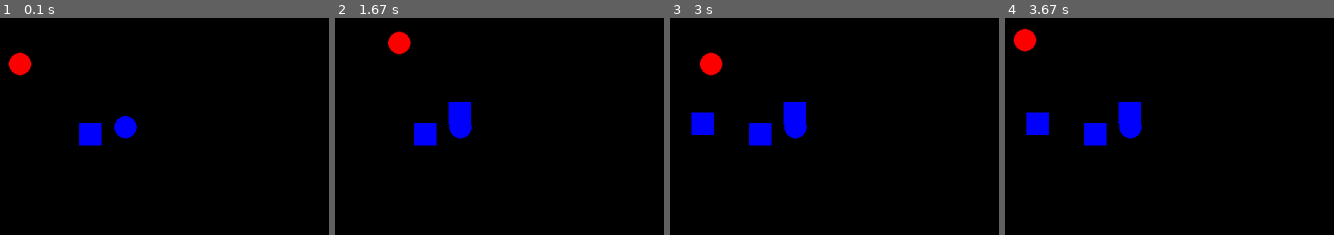
Above: before the commit, frames 1-4 (left to right).
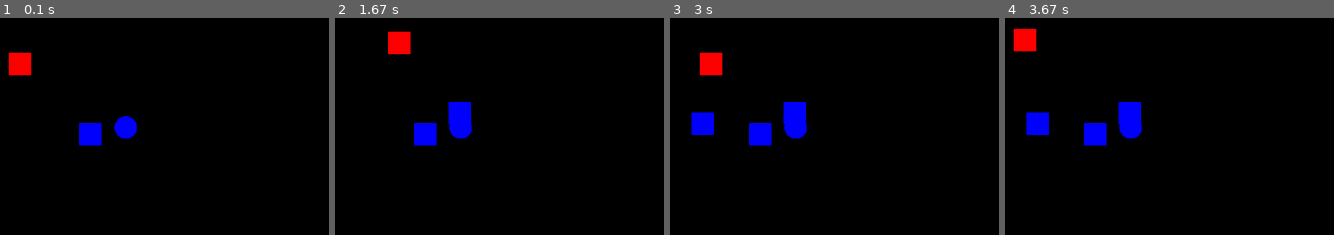
Above: after the commit, the same moments.

Repository: mytinycloud/90D-pygame-scaffold
Game: pygame game, started from main.py
The game is run twice, just before and just after one commit, with the same random seed, the same clock (stepped at 60 frames per second) and the same inputs.
Inputs (mouse positions are % of the whole screen's width and height, from its top left):
- Up to frame 1 (0.1 s): no input
- Up to frame 2 (1.67 s): press the mouse at (90, 44) at 0.37 s; move the mouse to (68, 50) at 0.47 s; release the mouse at (46, 56) at 0.6 s; hold D 0.67-1.13 s; move the mouse to (13, 49) at 0.7 s; tap Space at 0.73, 1.03, 1.23, 1.57 s; hold W 1.17-1.47 s; move the mouse to (3, 78) at 1.2 s; hold D from 1.5 s (still down); move the mouse to (61, 59) at 1.53 s
- Up to frame 3 (3 s): tap Space at 1.87, 2.07, 2.37, 2.63, 2.97 s; release D at 1.97 s; hold A 2-2.53 s; move the mouse to (13, 22) at 2.03 s; hold S 2.57-2.87 s; move the mouse to (47, 61) at 2.6 s; hold A from 2.9 s (still down); move the mouse to (97, 96) at 2.93 s
- Up to frame 4 (3.67 s): tap Space at 3.27, 3.4 s; release A at 3.3 s; hold W from 3.33 s (still down); move the mouse to (24, 5) at 3.37 s
The pictures show only the part of the screen within x 43-93%, y 37-87%; the shares and areas given below are measured in that part.

The runs differ from the first frame. In frame 1, 0.4% of the frame differs, in the area x 2-42%, y 15-56%; in frame 2, 0.3%; in frame 3, 0.3%; in frame 4, 0.3%.

Commit message:
Implement mouse button control and "aiming"

Diff:
--- a/main.py
+++ b/main.py
@@ -12,6 +12,7 @@
 systems.time.mount_time_system(group, window.clock)
 systems.controls.mount_control_system(group)
 systems.player.mount_player_system(group)
+systems.aiming.mount_aiming_system(group)
 systems.motion.mount_motion_system(group)
 systems.collisions.mount_collision_system(group)
 systems.lifetime.mount_lifetime_system(group)
--- a/systems/__init__.py
+++ b/systems/__init__.py
@@ -3,6 +3,7 @@
 from . import sprites
 from . import player
 from . import controls
+from . import aiming
 from . import testing
 from . import collisions
 from . import time
--- /dev/null
+++ b/systems/aiming.py
@@ -0,0 +1,25 @@
+from engine.ecs import EntityGroup
+from pygame import Vector2
+
+from systems.controls import ControlComponent
+
+from .motion import MotionComponent
+
+'''
+Will have the player entity "aim" at the mouse position when the right mouse button is held down
+'''
+def aiming_system(group: EntityGroup):
+    player_motion: MotionComponent = group.query_singleton('player', 'motion').motion
+    controls: ControlComponent = group.query_singleton('controls').controls
+
+    if 'mouse_3' in controls.actions:
+        player_motion.rotation = (controls.mouse_camera_position - player_motion.position).angle_to(Vector2(1,0))
+    else:
+        player_motion.rotation = 0
+
+
+'''
+Mounts the aiming system
+'''
+def mount_aiming_system(group: EntityGroup):
+    group.mount_system(aiming_system)
--- a/systems/controls.py
+++ b/systems/controls.py
@@ -42,18 +42,29 @@
             elif action in past_actions:
                 controls.actions.append(action + "_end")
 
-    mouse = pygame.mouse.get_pos()
-    controls.mouse_position = Vector2(mouse)
+    # TODO: Crunch this and above into one function
+    button_number = 0
+    for button in pygame.mouse.get_pressed():
+        button_number += 1
+        action = f"mouse_{button_number}"
+        if button:
+            controls.actions.append(action)
+            if not action in past_actions:
+                controls.actions.append(action + "_start")
+        elif action in past_actions:
+            controls.actions.append(action + "_end")
+
+    mouse_pos = pygame.mouse.get_pos()
+    controls.mouse_position = Vector2(mouse_pos)
     camera = group.query_singleton('camera', 'motion')
     motion = camera.motion
     screen_size = Vector2(camera.camera.surface.get_size())
-    controls.mouse_camera_position = mouse + motion.position - screen_size / 2
+    controls.mouse_camera_position = mouse_pos + motion.position - screen_size / 2
 
     controls.direction = Vector2(
         int(keys[pygame.K_d]) - int(keys[pygame.K_a]),
         int(keys[pygame.K_s]) - int(keys[pygame.K_w])
     )
-
 
 '''
 Mounts the components and systems for reading controls
--- a/systems/motion.py
+++ b/systems/motion.py
@@ -8,6 +8,7 @@
 class MotionComponent():
     position: Vector2 = factory(Vector2)
     velocity: Vector2 = factory(Vector2)
+    rotation: float = 0
     is_movable: bool = False
 
 '''
--- a/systems/player.py
+++ b/systems/player.py
@@ -32,8 +32,8 @@
     player = Entity("player")
     player.player = PlayerComponent()
     player.motion = MotionComponent(is_movable = True)
-    player.sprite = SpriteComponent.from_circle(32, (255,0,0))
-    player.hitbox = HitboxComponent.from_circle(32, 1)
+    player.sprite = SpriteComponent.from_box((32, 32), (255,0,0))
+    player.hitbox = HitboxComponent.from_box(32, 1)
     player.hitbox.target_mask = 1
     group.add(player)
 
--- a/systems/sprites.py
+++ b/systems/sprites.py
@@ -59,15 +59,20 @@
 def draw_sprite_system(group: EntityGroup):
 
     camera = group.query_singleton('camera', 'motion')
-    surface = camera.camera.surface
-    origin = Vector2(surface.get_size()) / 2 - camera.motion.position
+    camera_motion: MotionComponent = camera.motion
+    surface: Surface = camera.camera.surface
+    origin = Vector2(surface.get_size()) / 2 - camera_motion.position
 
     for e in group.query('sprite', 'motion'):
         size = Vector2(e.sprite.surface.get_size())
-        sprite_pos = e.motion.position + origin - size / 2
+        motion: MotionComponent = e.motion
+        sprite: SpriteComponent = e.sprite
+        sprite_pos = motion.position + origin - size / 2
+        sprite_rot = motion.rotation
+        rotated_surface = pygame.transform.rotozoom(sprite.surface, sprite_rot, 1)
 
         # Note, we are ignoring any screen-space culling
-        surface.blit(e.sprite.surface, sprite_pos)
+        surface.blit(rotated_surface, sprite_pos)
 
 
 '''
